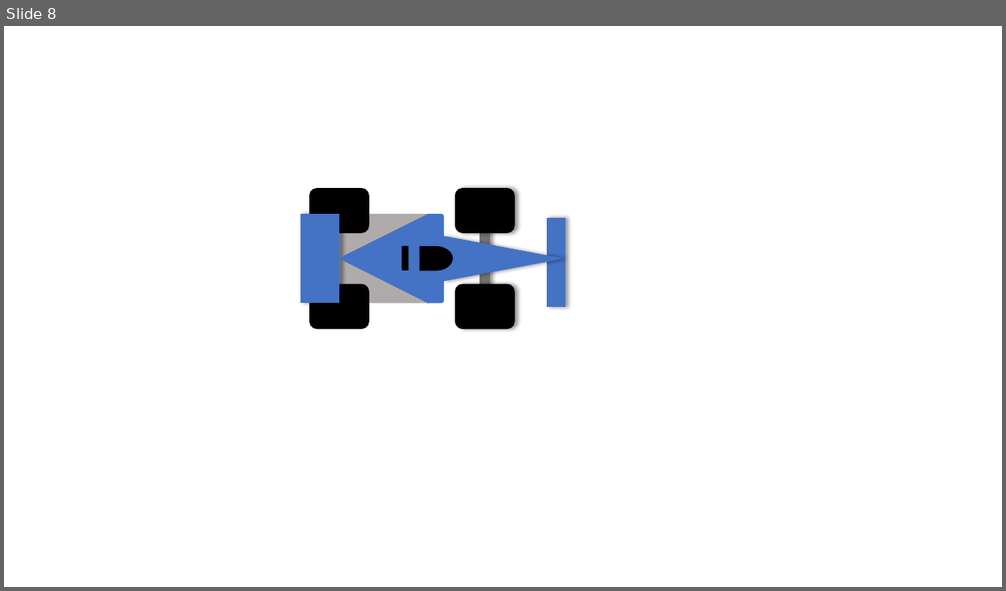
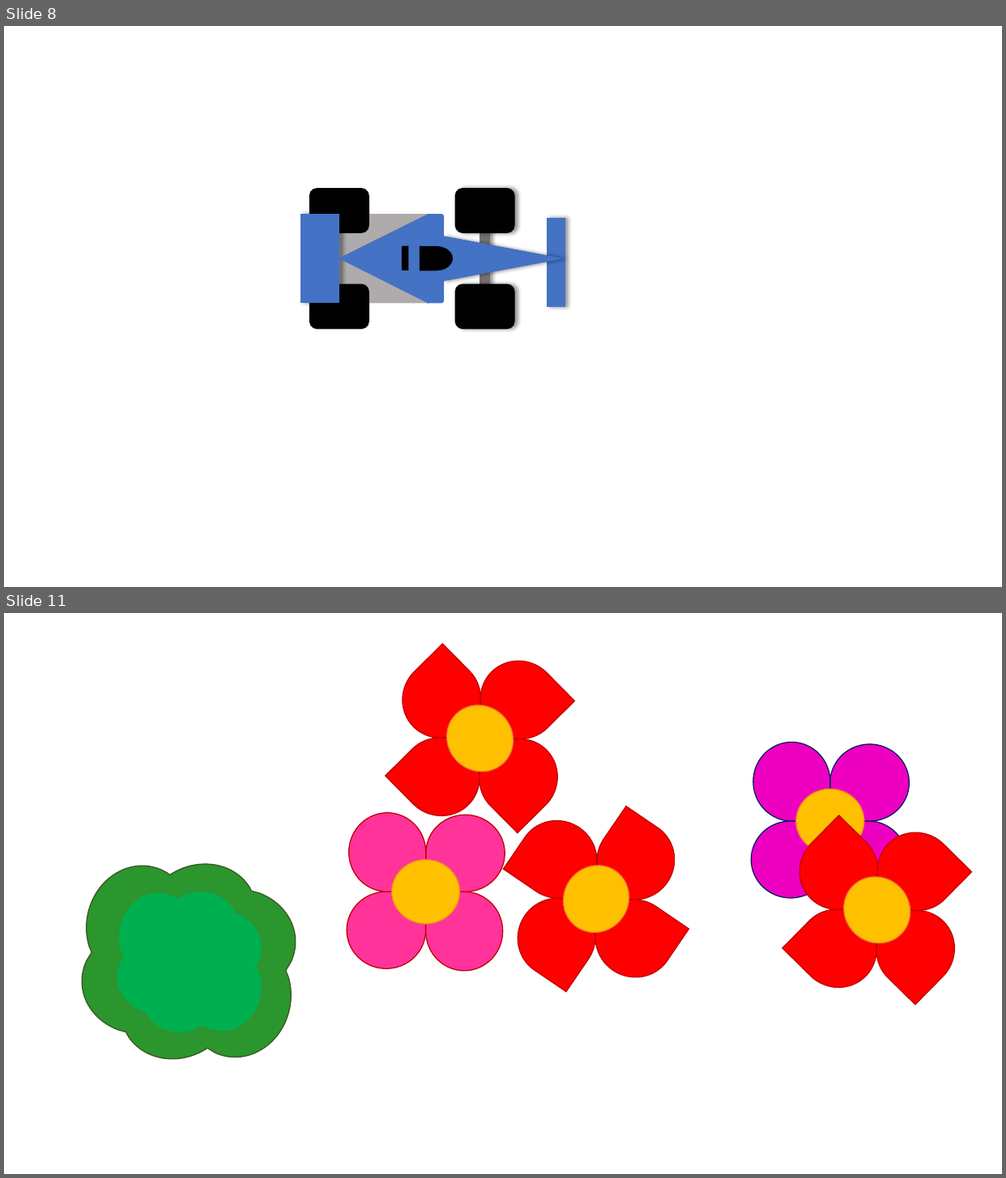
Before and after one commit to Buildasaurus/Genetic-Racing-Car, a slide deck: Racerbane og bil.pptx. Shown one above the other, each under a label of ours: slide 8 before the commit, slides 8 and 11 after it; the slides between them are not shown. The pictures are 1006x591 and 1006x1178 pixels, drawn with LibreOffice and Linux fonts; fonts in the diff are those of the drawing. Boxes give left, top, right and bottom in pixels: in the first picture for what was removed or moved away, otherwise in the second. Text is boxed around its words. In the diff, an @@ line names an element or a change of style, - is before the commit and + after.

```diff
--- a/Racerbane og bil.pptx
+++ b/Racerbane og bil.pptx
@@ slide 11 added at (x1=4, y1=613, x2=1002, y2=1174), background #FFFFFF @@
@@ group added at (x1=347, y1=644, x2=690, y2=993): 12 teardrops, 3 ellipses @@
@@ teardrop added at (x1=754, y1=742, x2=831, y2=821), fill #EE00C1, outline #002060 1 pt @@
@@ teardrop added at (x1=830, y1=744, x2=910, y2=821), fill #EE00C1, outline #002060 1 pt @@
@@ ellipse added at (x1=796, y1=789, x2=864, y2=854), fill #FFC000, outline #ED7D31 1 pt @@
@@ teardrop added at (x1=751, y1=821, x2=830, y2=898), fill #EE00C1, outline #002060 1 pt @@
@@ teardrop added at (x1=783, y1=815, x2=894, y2=926), fill #FF0000, outline #C00000 1 pt @@
@@ teardrop added at (x1=830, y1=821, x2=907, y2=901), fill #EE00C1, outline #002060 1 pt @@
@@ teardrop added at (x1=861, y1=816, x2=972, y2=927), fill #FF0000, outline #C00000 1 pt @@
@@ ellipse added at (x1=830, y1=863, x2=924, y2=957), fill #FFC000, outline #ED7D31 1 pt @@
@@ group added at (x1=59, y1=839, x2=318, y2=1085): 6 teardrops, 1 freeform shape @@
@@ teardrop added at (x1=782, y1=893, x2=893, y2=1004), fill #FF0000, outline #C00000 1 pt @@
@@ teardrop added at (x1=860, y1=894, x2=971, y2=1005), fill #FF0000, outline #C00000 1 pt @@
```
Also in this commit, not shown: 1 slide changed, 1 other slide added.
